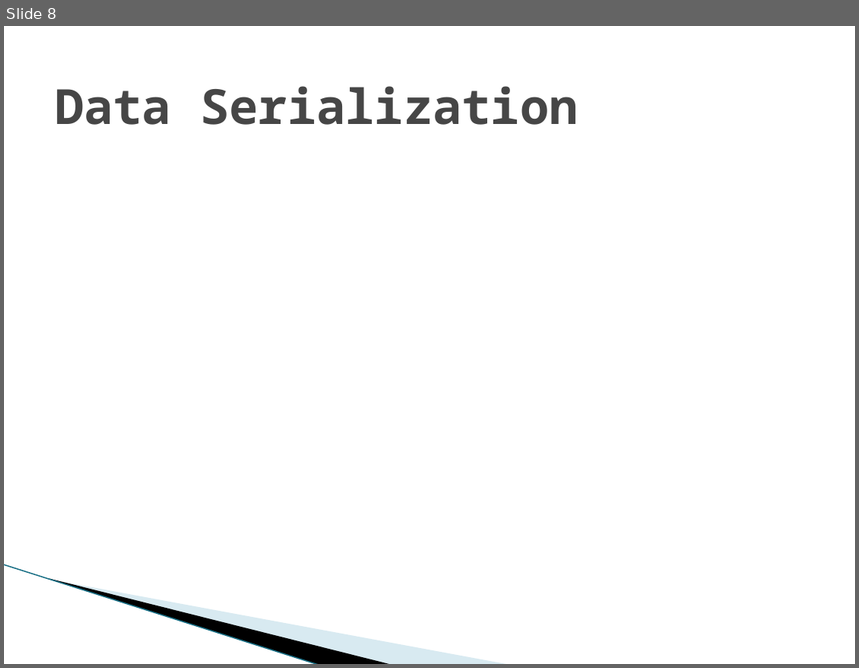
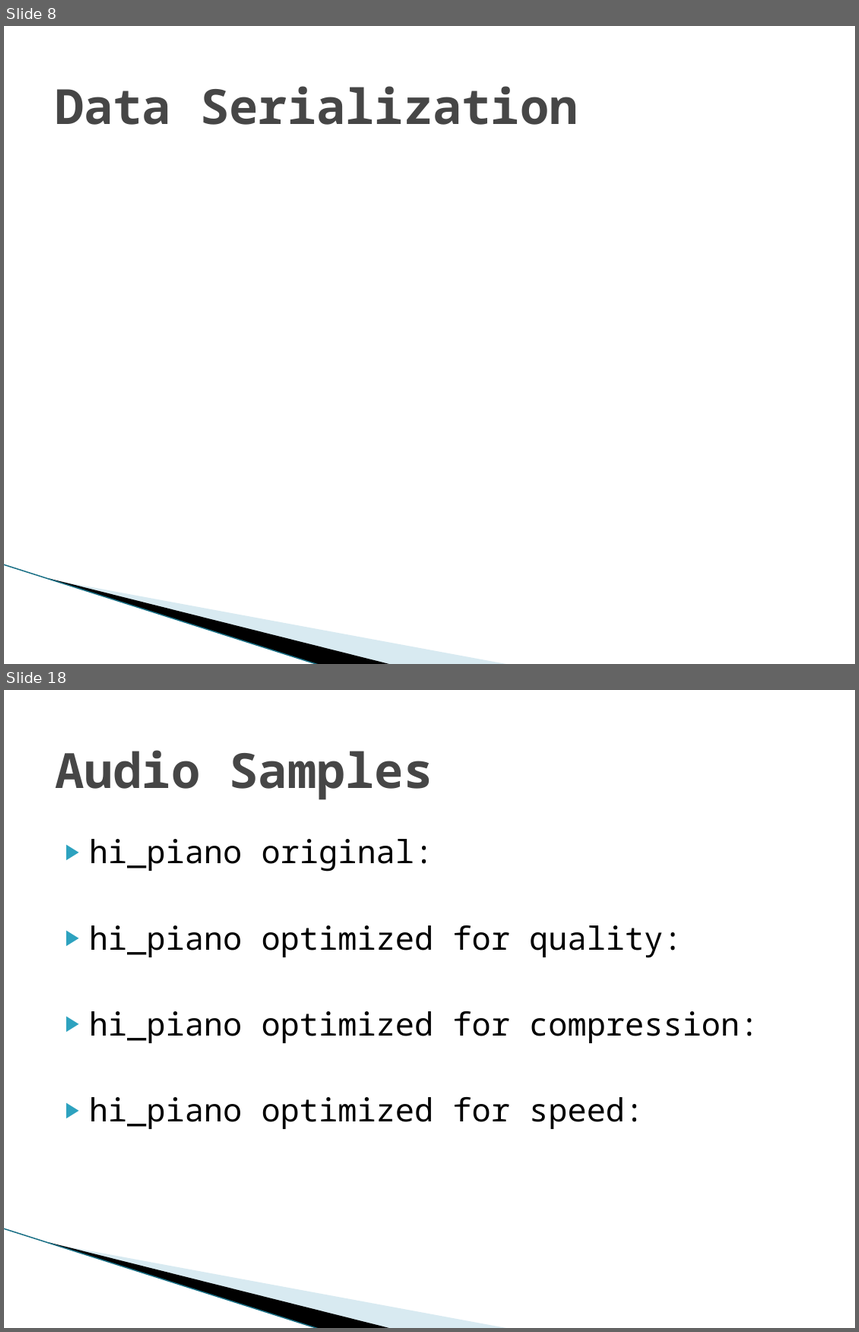
Before and after one commit to ericaddison/Algs_Term_Project, a slide deck: report/JET Audio Encoder.pptx. Shown one above the other, each under a label of ours: slide 8 before the commit, slides 8 and 18 after it; the slides between them are not shown. The pictures are 859x668 and 859x1332 pixels, drawn with LibreOffice and Linux fonts; fonts in the diff are those of the drawing; background and template pictures are left out. Boxes give left, top, right and bottom in pixels: in the first picture for what was removed or moved away, otherwise in the second. Text is boxed around its words. In the diff, an @@ line names an element or a change of style, - is before the commit and + after.

```diff
--- a/report/JET Audio Encoder.pptx
+++ b/report/JET Audio Encoder.pptx
@@ slide 18 added at (4,690,855,1328), background #FFFFFF; not listed: 3 template elements that a slide beside it also shows @@
@@ title added at (55,750,433,800), 41 pt, text #464646, bold @@
+Audio Samples
@@ text added at (89,839,759,1129), 27 pt, text #000000 @@
+▶ hi_piano original:
+▶ hi_piano optimized for quality:
+▶ hi_piano optimized for compression:
+▶ hi_piano optimized for speed:
```
Also in this commit, not shown: 5 slides changed, 9 other slides added.
